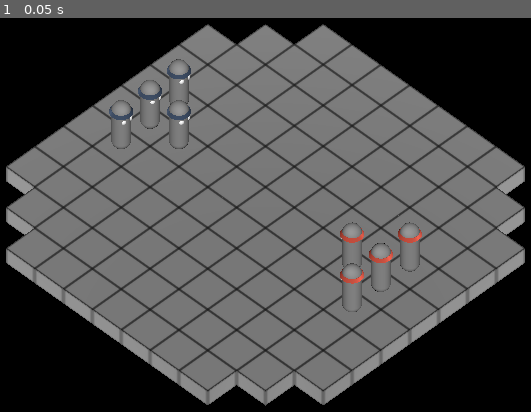
Above: before the commit, frame 1.
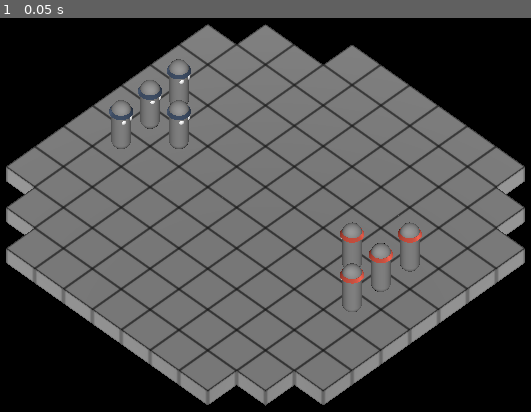
Above: after the commit, the same moment.

Repository: telmotrooper/meagre-tactics
Game: Godot game, scene res://main.tscn
Two runs of this game, one before a commit and one after it. Both use one fixed random seed, a clock stepped at 60 frames per second and the inputs below.
Inputs:
- Up to frame 1 (0.05 s): no input

The runs differ from the first frame. In frame 1, 0.6% of the frame differs, in the area x 55-67%, y 1-12%.

Commit message:
reset tile position

Diff:
--- a/tiles/tile.tscn
+++ b/tiles/tile.tscn
@@ -11,7 +11,6 @@
 [sub_resource type="BoxShape3D" id="BoxShape3D_jtn4j"]
 
 [node name="Tile" type="CSGBox3D" groups=["tiles"]]
-transform = Transform3D(1, 0, 0, 0, 1, 0, 0, 0, 1, -3, 0, -5)
 size = Vector3(1, 0.5, 1)
 material = ExtResource("1_58fmb")
 script = ExtResource("2_hh2o7")
